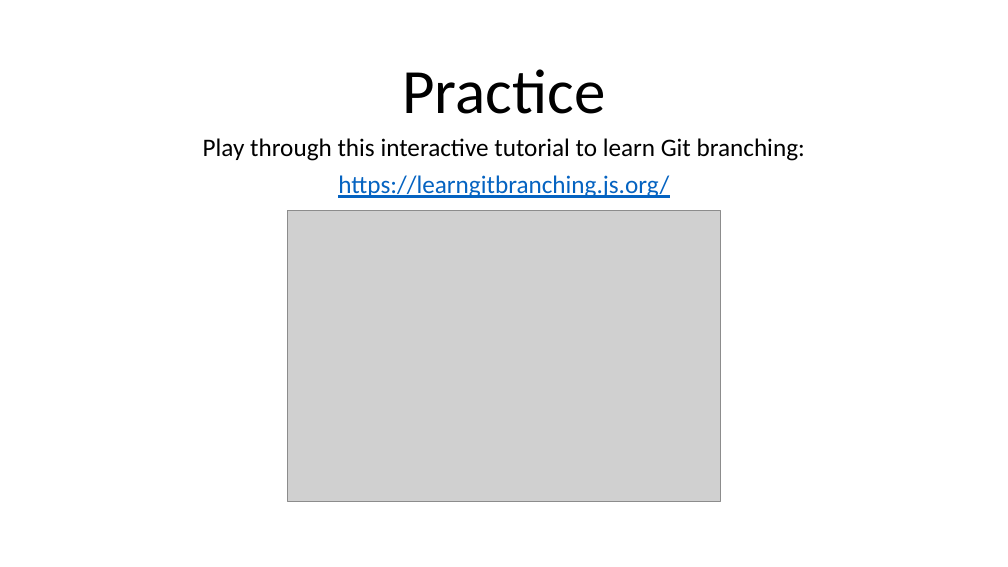
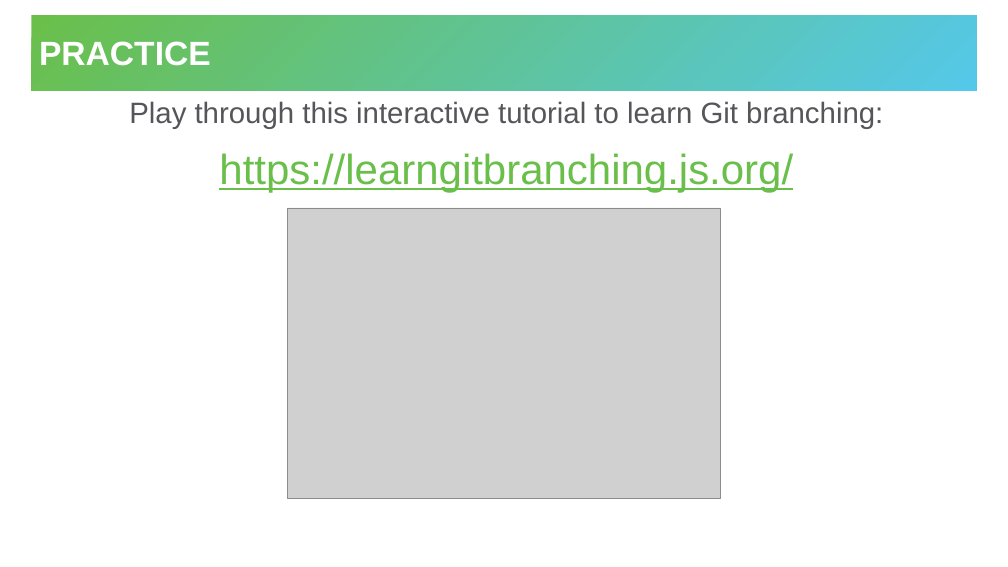
Before and after one commit to hytechclub/cs-102, a slide deck: slide 7 of Git/PushingAndPulling/GitHubCollaboration.pptx. Drawn at 1008x567 pixels with LibreOffice and Linux fonts; fonts in the diff are those of the drawing; grey boxes stand for pictures. Boxes give left, top, right and bottom in pixels: in the first picture for what was removed or moved away, otherwise in the second. Text is boxed around its words. In the diff, an @@ line names an element or a change of style, - is before the commit and + after.

```diff
--- a/Git/PushingAndPulling/GitHubCollaboration.pptx
+++ b/Git/PushingAndPulling/GitHubCollaboration.pptx
@@ title "PRACTICE": place and size @@
-title "PRACTICE" at bbox=[402, 69, 605, 114]
+title "PRACTICE" at bbox=[32, 15, 977, 91]
@@ title "PRACTICE" at bbox=[32, 15, 977, 91]: vertical alignment bottom to middle; fill none to gradient #6ABF4B to #54C8E8 @@
@@ title at bbox=[39, 41, 211, 66]: text changed; size 60 to 32 pt; font Calibri to Arial; text colour #000000 to #FFFFFF; bold on @@
-Practice
+PRACTICE
@@ text "Play through this interactive tutorial ...": place and size @@
-text "Play through this interactive tutorial ..." at bbox=[203, 138, 805, 198]
+text "Play through this interactive tutorial ..." at bbox=[129, 101, 883, 192]
@@ text "Play through this interactive tutorial ..." at bbox=[129, 101, 883, 192]: size 24 to 28 pt, text colour #000000 to #56565A in "Play through this interactive tutorial to learn ..."; font Calibri to Arial; size 24 to 40 pt, text colour #0563C1 to #6ABF4B in "https://learngitbranching.js.org/"; indent changed; line spacing 0.9 to 1; more space between paragraphs @@
```
Also in this commit, not shown: 5 other slides changed, 1 slide added, 1 slide removed, 1 other file.
